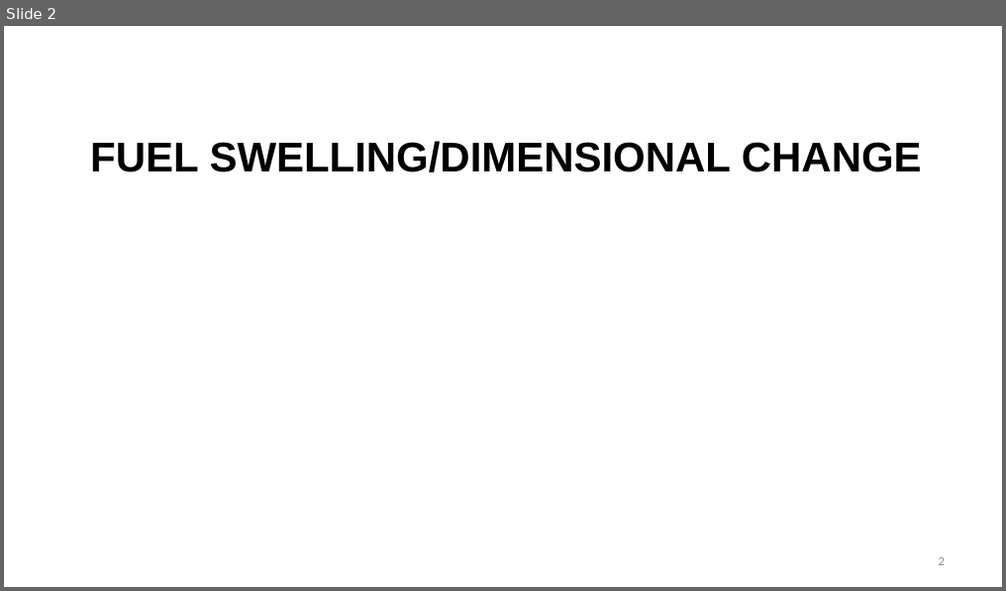
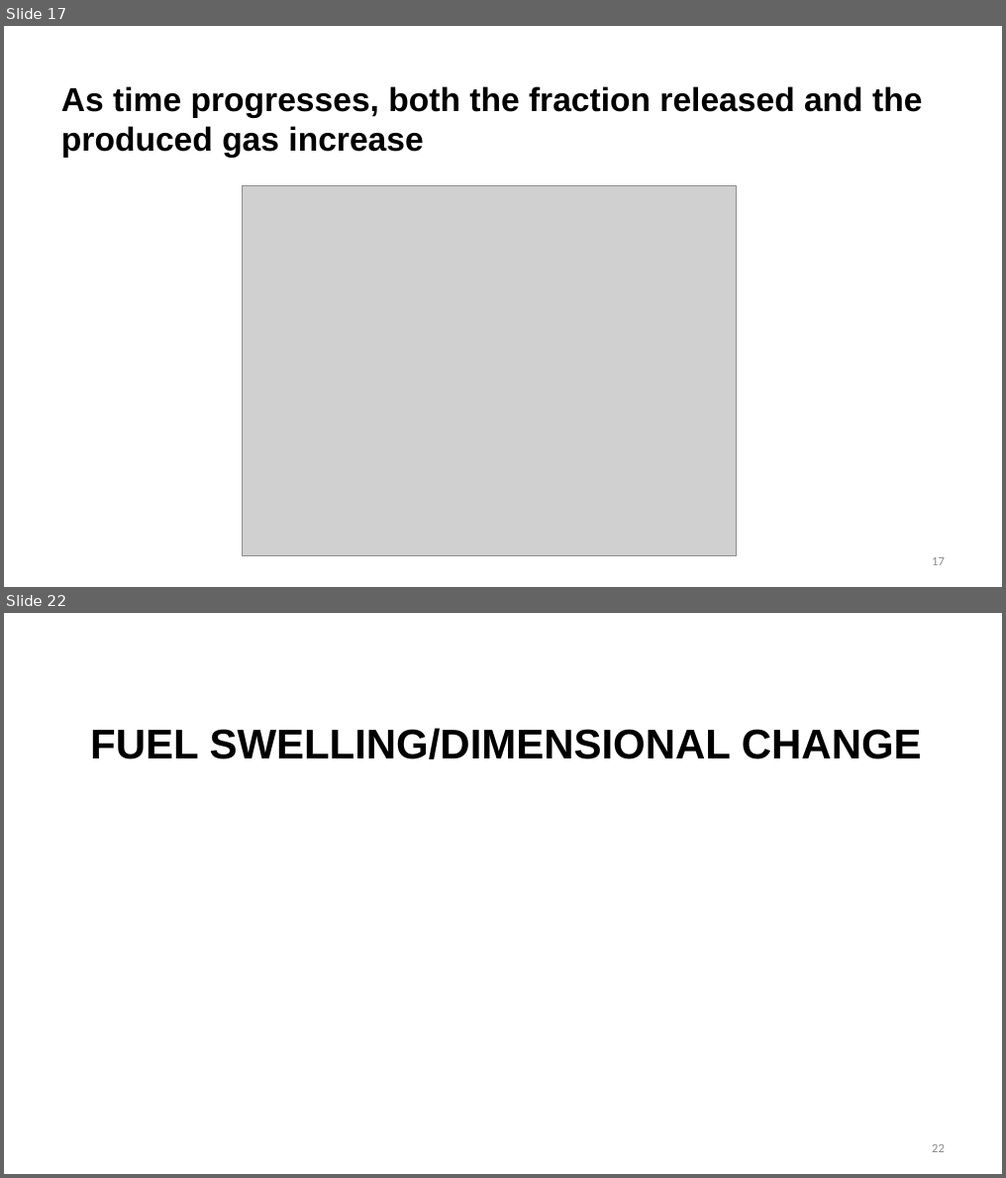
Before and after one commit to benbeeler/TEACHING, a slide deck: Nuclear_Fuel_Performance/NE533_Spring2026/Module3/Lec13_FGR_swelling.pptx. Shown one above the other, each under a label of ours: slide 2 before the commit, slides 17 and 22 after it; the slides between them are not shown. The pictures are 1006x591 and 1006x1178 pixels, drawn with LibreOffice and Linux fonts; fonts in the diff are those of the drawing; grey boxes stand for pictures; background and template pictures are left out. Boxes give left, top, right and bottom in pixels: in the first picture for what was removed or moved away, otherwise in the second. Text is boxed around its words. In the diff, an @@ line names an element or a change of style, - is before the commit and + after.

```diff
--- a/Nuclear_Fuel_Performance/NE533_Spring2026/Module3/Lec13_FGR_swelling.pptx
+++ b/Nuclear_Fuel_Performance/NE533_Spring2026/Module3/Lec13_FGR_swelling.pptx
@@ slide 17 added at [4,26,1002,587], background #FFFFFF @@
@@ title added at [61,86,922,158], 32 pt, text #000000, bold @@
+As time progresses, both the fraction released and the produced gas increase
@@ picture added at [242,186,737,557] @@
@@ page number added at [932,558,944,566], 12 pt, text #8C8C8C @@
+17
@@ what was slide 2 is now slide 22 @@
@@ page number at [932,1145,944,1153]: text changed @@
-2
+22
```
Also in this commit, not shown: 8 slides changed, 19 other slides added, 8 other files.
